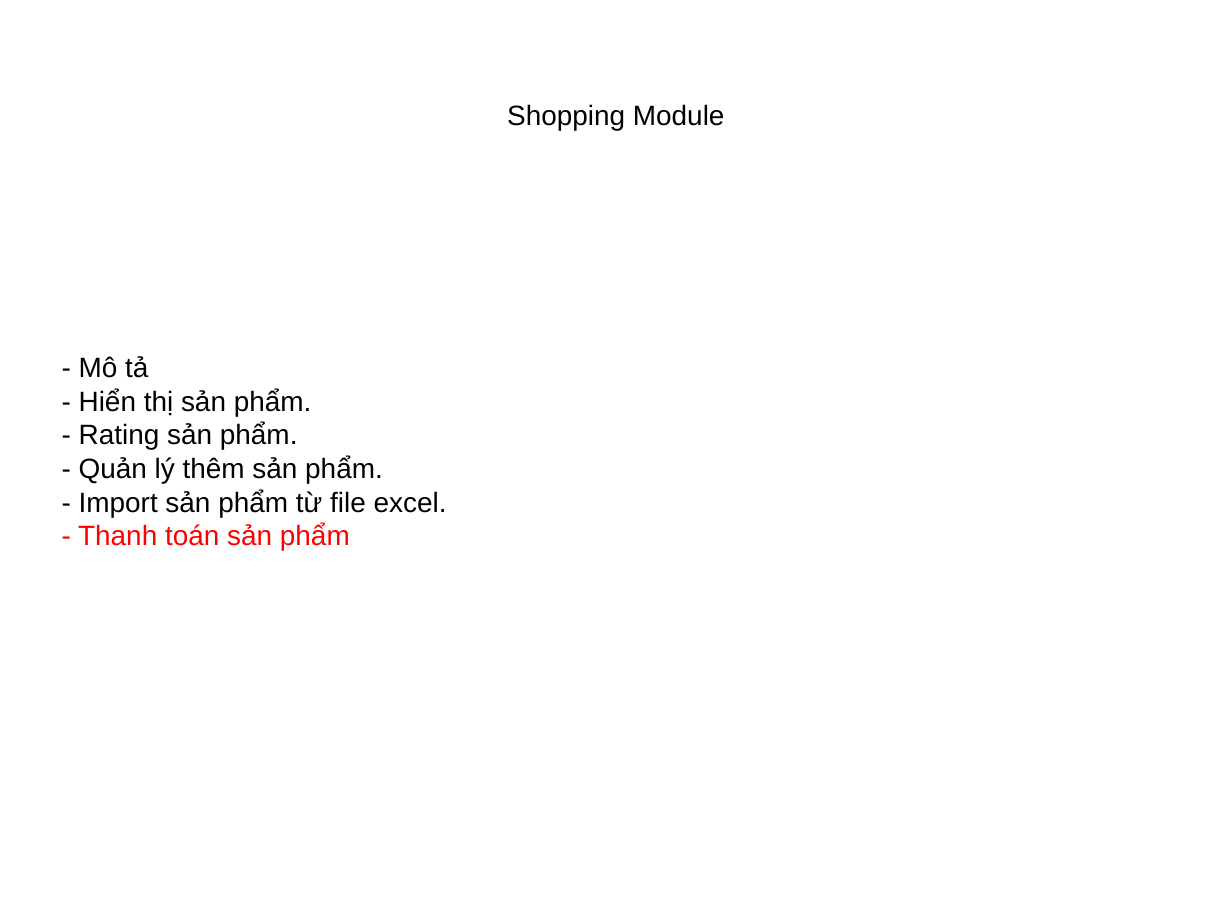
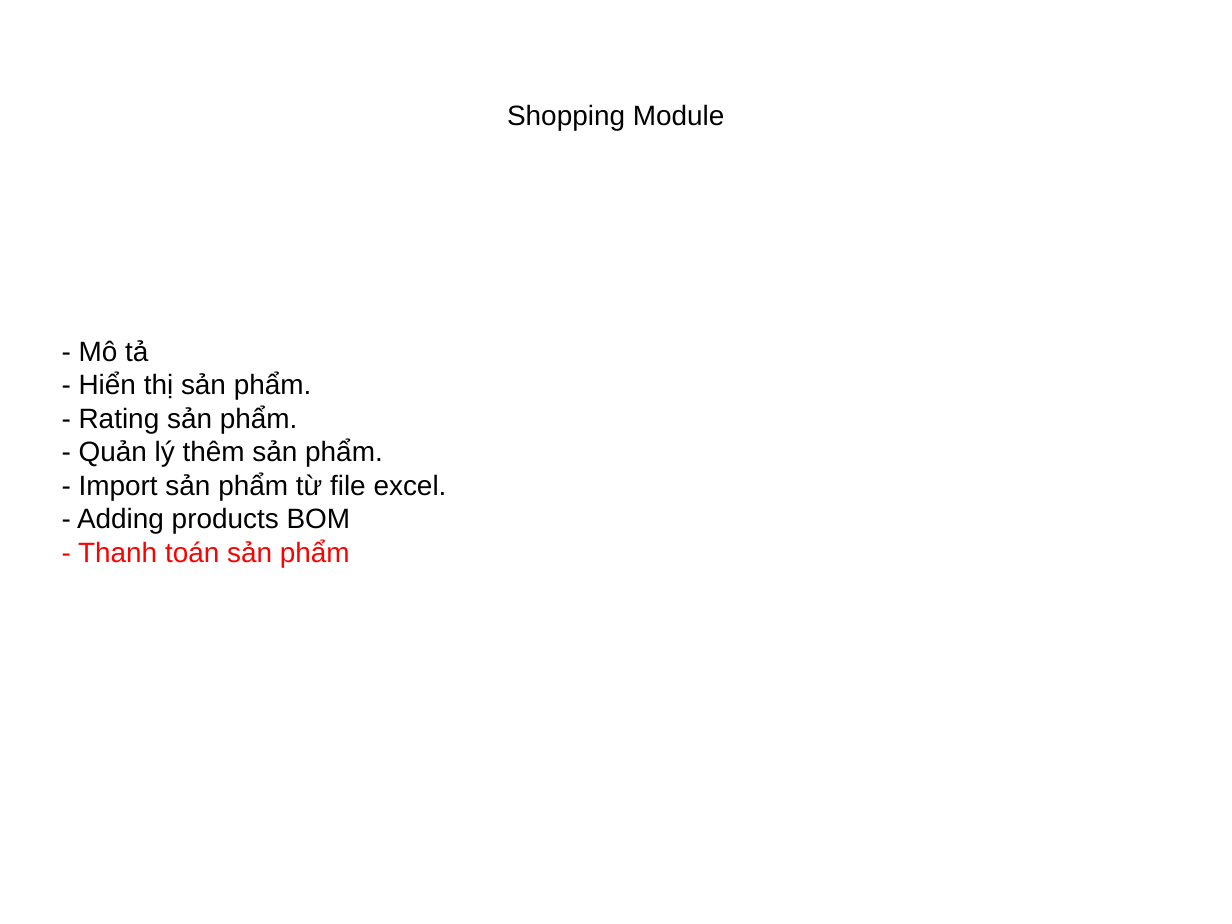
Before and after one commit to aoteman9527/for-imagine-world, a slide deck: slide 2 of DOCUMENTs/Module Ban Hang/Overview.Shopping.Module.v.0.0.2.pptx. Drawn at 1232x924 pixels with LibreOffice and Linux fonts; fonts in the diff are those of the drawing. Boxes give left, top, right and bottom in pixels: in the first picture for what was removed or moved away, otherwise in the second. Text is boxed around its words. In the diff, an @@ line names an element or a change of style, - is before the commit and + after.

```diff
--- a/DOCUMENTs/Module Ban Hang/Overview.Shopping.Module.v.0.0.2.pptx
+++ b/DOCUMENTs/Module Ban Hang/Overview.Shopping.Module.v.0.0.2.pptx
@@ text at box(77, 507, 351, 534): paragraph added @@
+- Adding products BOM
```
Also in this commit, not shown: 1 other slide changed, 1 slide added.
